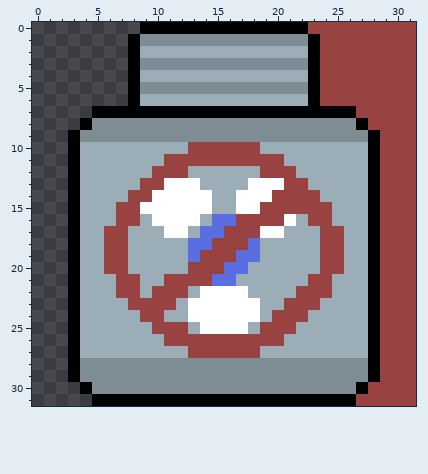
Pixel-art sprite, stored at assets/art/ammonia_neutralizer.png. Above, as it was before the edit.
The file is 32x32 pixels.
The same view after the edit:
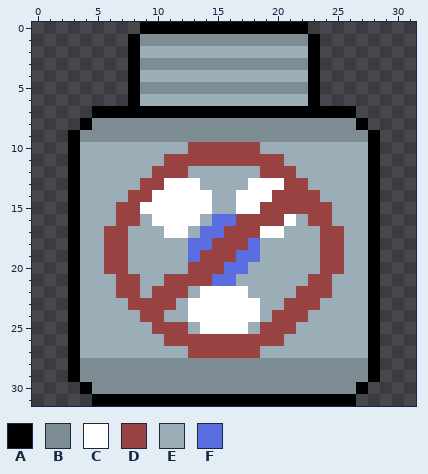
Palette (. is transparent): A #000000  B #7e8c94  C #ffffff  D #994242  E #9badb7  F #5b6ee1
The edit:
y 0: x 23..31 DDDDDDDDD -> .........
y 1..6: x 24..31 DDDDDDDD -> ........
y 7: x 27..31 DDDDD -> .....
y 8: x 28..31 DDDD -> ....
y 9..29: x 29..31 DDD -> ...
y 30: x 28..31 DDDD -> ....
y 31: x 27..31 DDDDD -> .....
